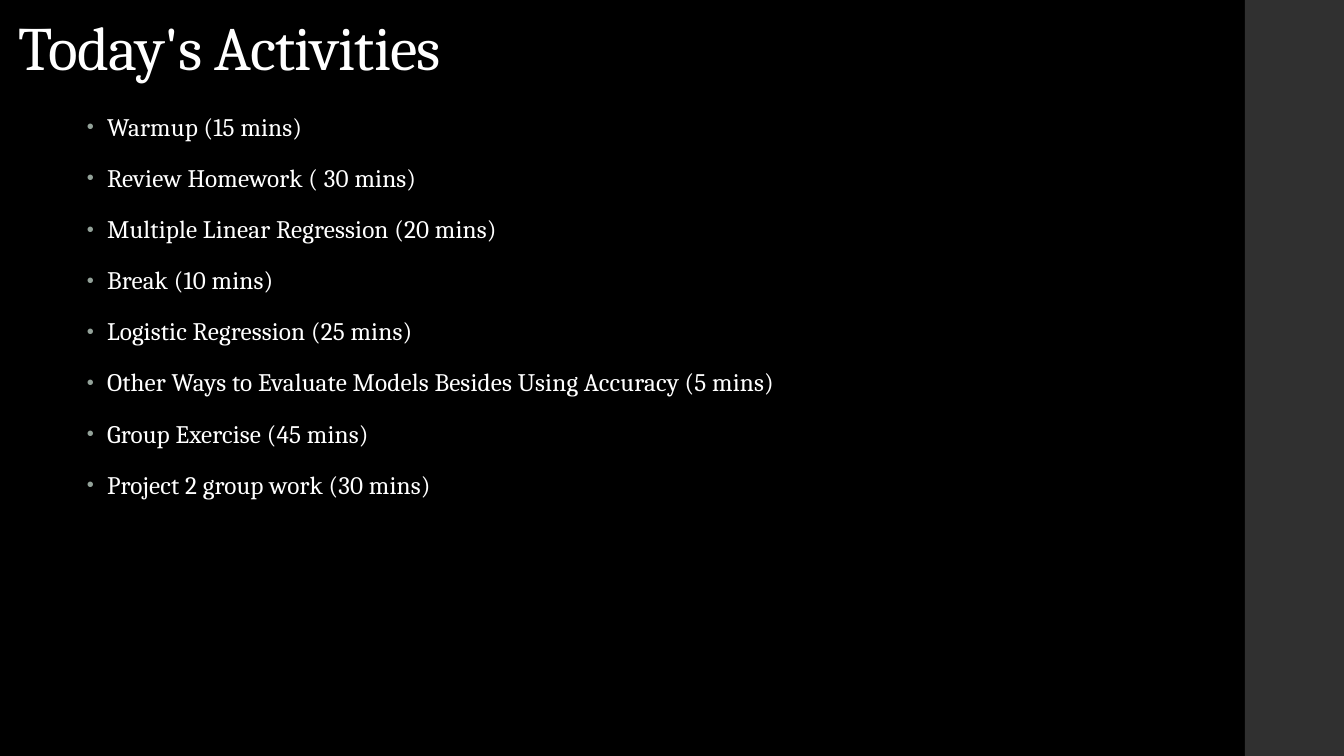
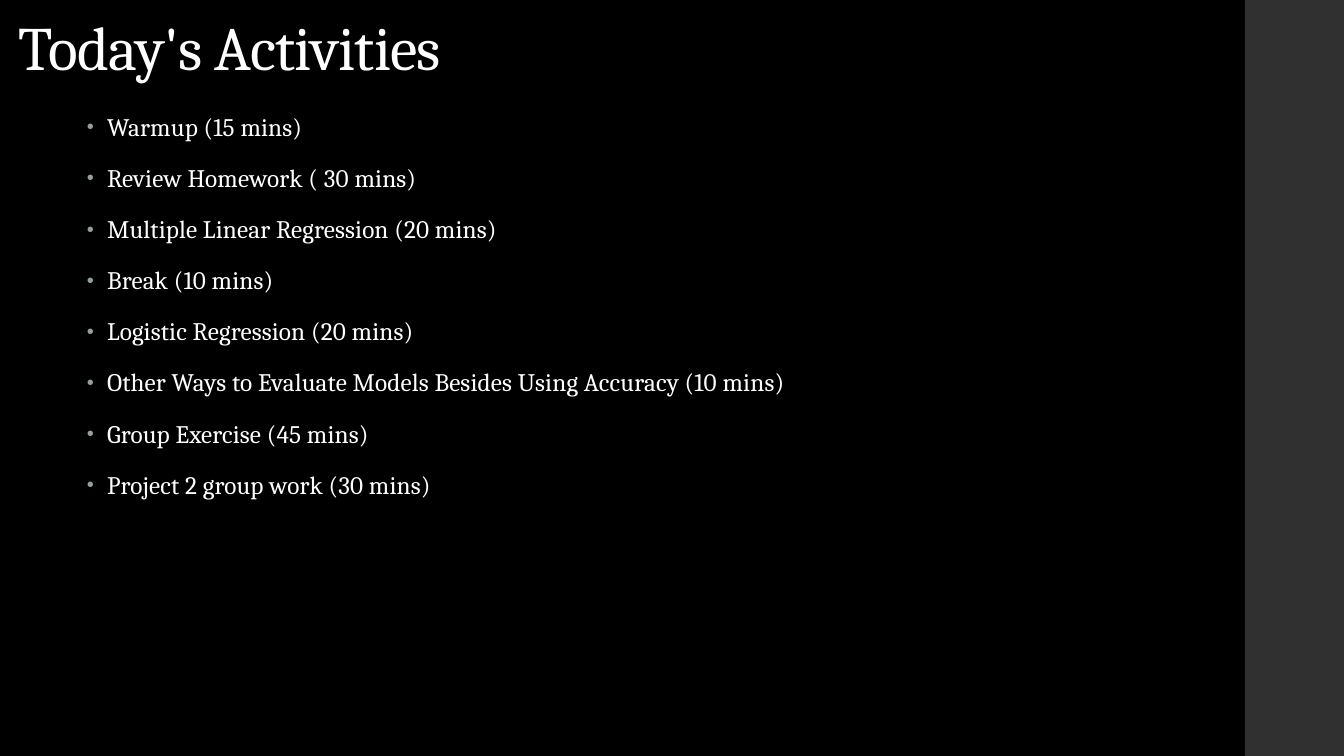
Before and after one commit to ytaiwo/Homework, a slide deck: slide 3 of week_14/week_14_presentation.pptx. Drawn at 1344x756 pixels with LibreOffice and Linux fonts; fonts in the diff are those of the drawing. Boxes give left, top, right and bottom in pixels: in the first picture for what was removed or moved away, otherwise in the second. Text is boxed around its words. In the diff, an @@ line names an element or a change of style, - is before the commit and + after.

```diff
--- a/week_14/week_14_presentation.pptx
+++ b/week_14/week_14_presentation.pptx
@@ text at bbox=[107, 322, 785, 397]: text changed @@
-• Logistic Regression (25 mins)
-• Other Ways to Evaluate Models Besides Using Accuracy (5 mins)
+• Logistic Regression (20 mins)
+• Other Ways to Evaluate Models Besides Using Accuracy (10 mins)
```
Also in this commit, not shown: 2 other slides changed, 1 slide added, 4 other files.
